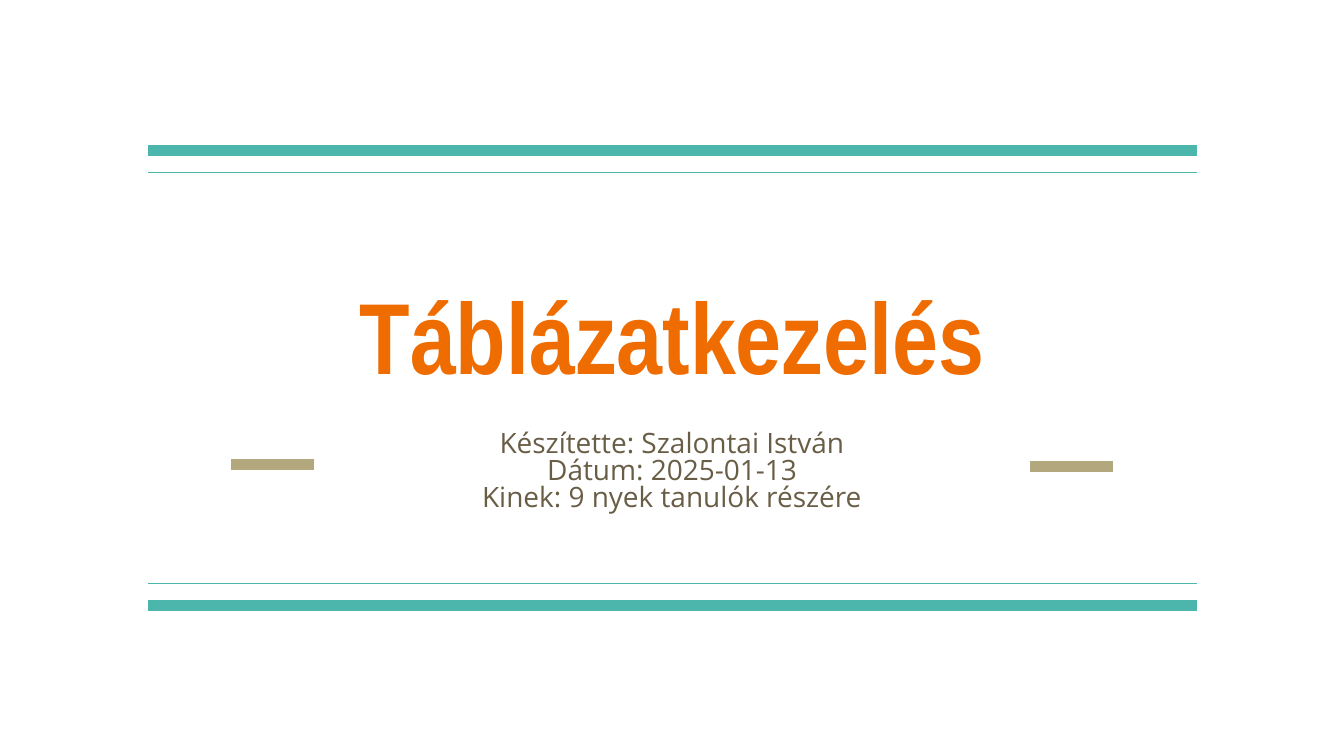
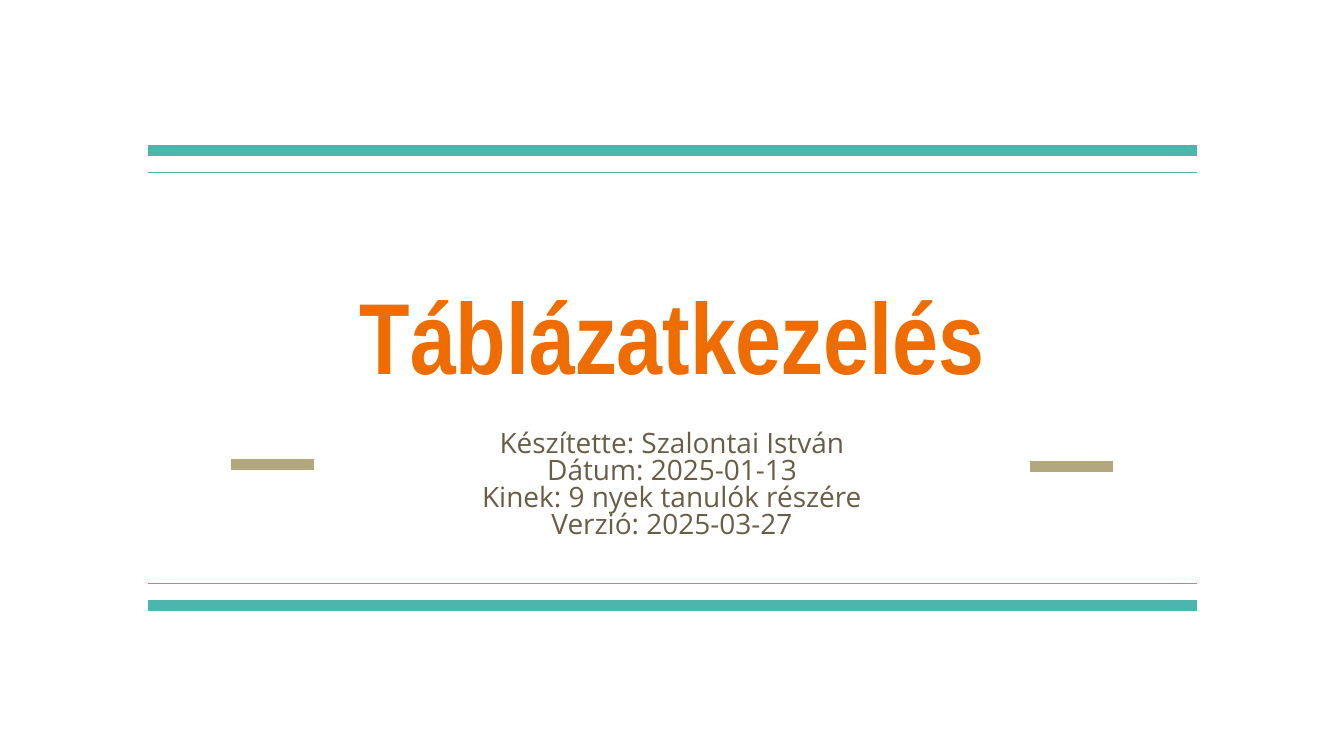
Before and after one commit to pisti72/infoka, a slide deck: slide 1 of excel/Táblázatkezelés.pptx. Drawn at 1344x756 pixels with LibreOffice and Linux fonts; fonts in the diff are those of the drawing. Boxes give left, top, right and bottom in pixels: in the first picture for what was removed or moved away, otherwise in the second. Text is boxed around its words. In the diff, an @@ line names an element or a change of style, - is before the commit and + after.

Commit message:
Táblázatkezelésppt modified with further functions

```diff
--- a/excel/Táblázatkezelés.pptx
+++ b/excel/Táblázatkezelés.pptx
@@ subtitle at (551,508,792,535): paragraph added @@
+Verzió: 2025-03-27
```
Also in this commit, not shown: 4 slides added.
